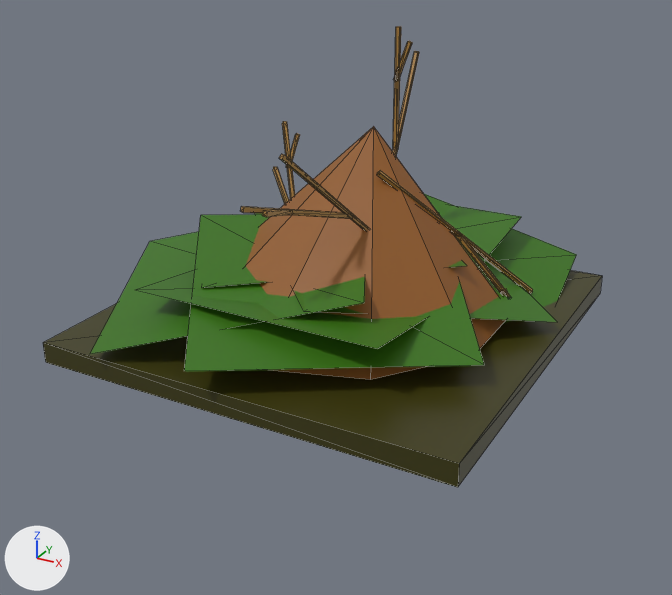
Two versions of the glTF model src/black_c_ci.glb, one commit apart.
One viewpoint serves both versions: a camera (50 mm lens) standing at (1.96, -3.66, 1.97) and looking at (0.11, -0.29, 0.28). The axes (+X, +Y, +Z) are drawn at lower left. The lights are the same throughout. Mesh edges are drawn as thin lines. Vertices at the same position are counted once.
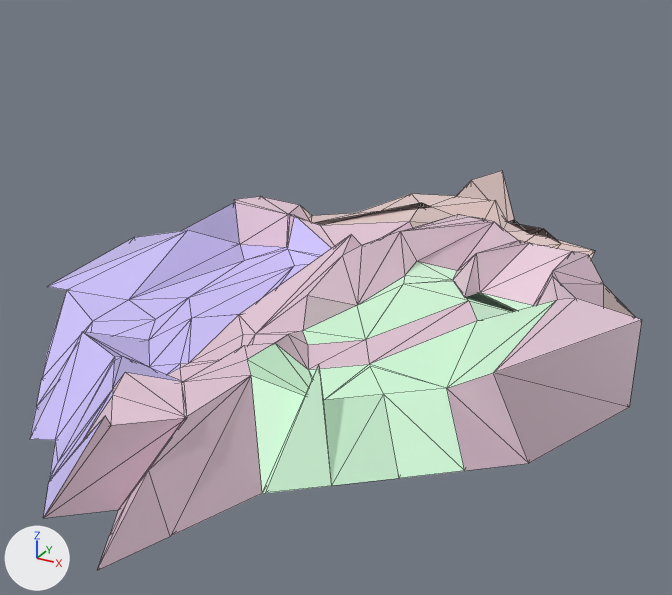
Commit message: add models: black_a black_b black_c to ci

Pixel boxes [x1, y1, x2, y2] of what changed, in the pictures (672 x 595 px):
'Cone', recoloured, reshaped, moved, turned, rescaled
    before: [43, 26, 602, 487]
    after: [30, 171, 642, 570]
part 1 of me_cone, rebuilt
    before: [246, 126, 506, 380]
    after: [30, 171, 642, 570]
part 2 of me_cone, deleted
    before: [43, 26, 602, 487]

The change in detail:
Material 'Material.002' (mat_material_002) changes colour from brown #905921 to blue #d2c6ff; in linear values from (0.281, 0.0999, 0.0151) to (0.645, 0.565, 1.0).
Material 'Material' (mat_material) changes colour from dark yellow #3d3b0c to white #e7cada; in linear values from (0.047, 0.0434, 0.00352) to (0.8, 0.591, 0.698).
Material 'Material.001' (mat_material_001) changes colour from dark green #37720a to white #e7cecb; in linear values from (0.038, 0.168, 0.00311) to (0.8, 0.618, 0.599).
Material 'Material.003' (mat_material_003) changes colour from brown #a77d3b to green #d6ffde; in linear values from (0.384, 0.204, 0.0432) to (0.673, 1.0, 0.73).
me_cone is used by ob_cone; location (0.0, 0.0, 0.53); scale (0.8, 0.8, 0.4).
me_cone had 143 vertices, 188 faces and spanned x -1.51..1.25, y -1.37..1.33, z -1.33..2.07.
me_cone now has 239 vertices, 474 faces and spans x -1.45..1.41, y -1.27..1.62, z -1.46..1.0.
me_cone part 1: the loose piece of 11 vertices spanning x -0.95..0.95, y -1.0..1.0, z -1.0..1.0 is rebuilt with 239 vertices and now spans x -1.45..1.41, y -1.27..1.62, z -1.46..1.0.
me_cone part 2: 20 loose pieces with 132 vertices, spanning x -1.51..1.25, y -1.37..1.33, z -1.33..2.07, are deleted.
me_cone no longer uses material mat_material_004 (brown #a77d3b).
me_cone no longer uses material mat_material_005 (brown #a77d3b).
me_cone no longer uses material mat_material_006 (brown #a77d3b).
Object 'Cone' (ob_cone) moves from (0.0, 0.0, 0.53) to (0.0, 0.0, 0.2).
Object 'Cone' (ob_cone) turns from (0, 0, 0) to (0, 0, -140) degrees about x, y and z.
Object 'Cone' (ob_cone) is rescaled from (0.8, 0.8, 0.4) to (1.0, 1.0, 0.2).
